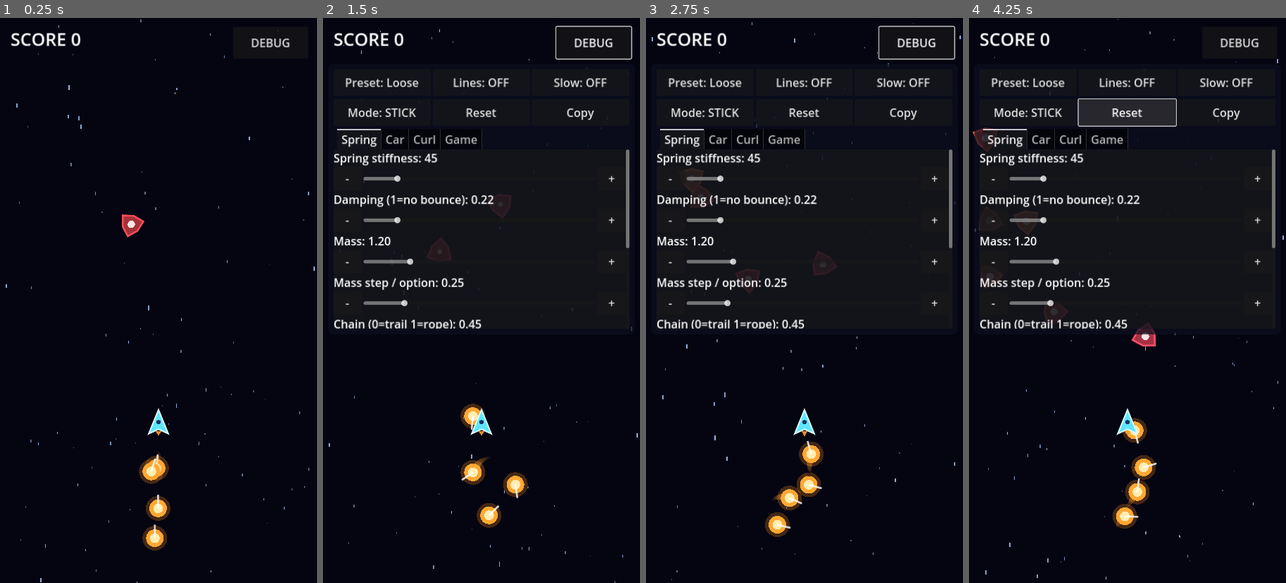
Above: before the commit, frames 1-4 (left to right).
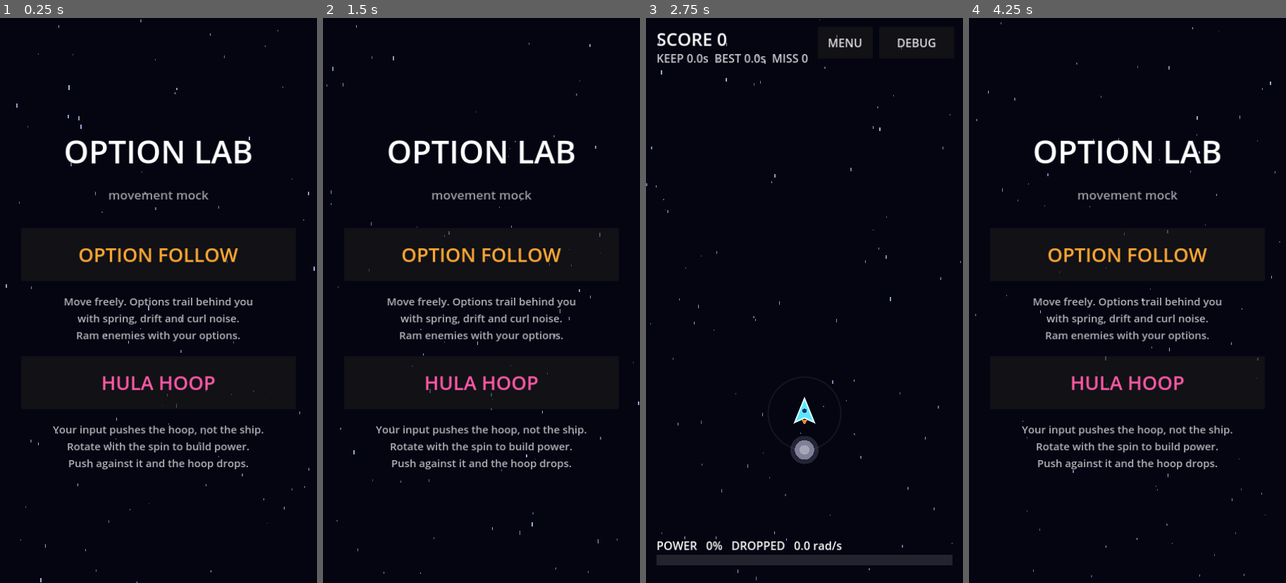
Above: after the commit, the same moments.

Repository: yosiken/2dgame01
Game: Godot game, scene res://scenes/title.tscn
Same seed, same stepped clock (60 frames per second), same inputs: the game is played once before the commit and once after it. Before the commit the project starts from res://scenes/main.tscn.
Inputs (mouse positions are in pixels of both pictures, inside the frame that each line leads up to):
- Up to frame 1 (0.25 s): no input
- Up to frame 2 (1.5 s): click "DEBUG" (after the commit: "OPTION FOLLOW") at 0.5 s; click (522, 40) at 1.25 s, where only the run after the commit has a clickable "MENU"
- Up to frame 3 (2.75 s): click (804, 385) at 2 s, where only the run after the commit has a clickable "HULA HOOP"
- Up to frame 4 (4.25 s): click (1168, 40) at 2.75 s, where only the run after the commit has a clickable "MENU"; click (1127, 114) at 3.5 s, where only the run before the commit has a clickable "Reset"

The runs differ from the first frame. In frame 1, 6.4% of the frame differs, in the area x 3-92%, y 2-95%; in frame 2, 10%; in frame 3, 9.2%; in frame 4, 12%, in the area x 1-100%, y 0-100%.

Commit message:
Add title menu and HULA HOOP mode
- Title menu (now the main scene) to pick OPTION FOLLOW or HULA HOOP;
  MENU button in both games returns to it
- HULA HOOP: input pushes a single orbiting option instead of the ship.
  Input along the direction of travel adds spin, sideways input does
  nothing, input beyond the reverse angle (120 deg) brakes. Spin is kept
  while above the break threshold; below it the hoop drops and can be
  restarted with boosted pushes. Enemies walk toward the ship.
- HUD: per-game tabs, status line, power gauge, input arrow colored by
  gain/brake; STICK or SWIPE input
- Tuning saves only values changed from defaults so default updates apply;
  presets no longer touch hoop values
- docs/SPEC_HOOP.md, SPEC.md and README updates

Co-Authored-By: Claude Opus 5.5 <noreply@anthropic.com>
Claude-Session: https://claude.ai/code/session_01HA7K9wKYS8xFcwbo9FHgAD

Diff:
--- a/project.godot
+++ b/project.godot
@@ -5,9 +5,9 @@
 
 [application]
 
-config/name="Option Follow Mock"
+config/name="Option Lab"
 config/description="2D shooter player/option movement mock (mobile)"
-run/main_scene="res://scenes/main.tscn"
+run/main_scene="res://scenes/title.tscn"
 config/features=PackedStringArray("4.3", "GL Compatibility")
 config/icon="res://icon.svg"
 
--- /dev/null
+++ b/scenes/hoop.tscn
@@ -0,0 +1,6 @@
+[gd_scene load_steps=2 format=3]
+
+[ext_resource type="Script" path="res://scripts/hoop_game.gd" id="1_hoop"]
+
+[node name="HoopGame" type="Node2D"]
+script = ExtResource("1_hoop")
--- /dev/null
+++ b/scenes/title.tscn
@@ -0,0 +1,12 @@
+[gd_scene load_steps=2 format=3]
+
+[ext_resource type="Script" path="res://scripts/title.gd" id="1_title"]
+
+[node name="Title" type="Control"]
+layout_mode = 3
+anchors_preset = 15
+anchor_right = 1.0
+anchor_bottom = 1.0
+grow_horizontal = 2
+grow_vertical = 2
+script = ExtResource("1_title")
--- a/scripts/enemy.gd
+++ b/scripts/enemy.gd
@@ -1,11 +1,17 @@
 extends Area2D
 ## 敵。画面内をゆっくり漂う。オプションに触れると破壊される（HP 1）。
+## approach_target を設定すると、その位置へ向かって歩いてくる（HULA HOOP モード）。
 
 signal destroyed(enemy: Area2D, impact: Vector2)
+signal reached(enemy: Area2D)
+
+const REACH_DIST := 44.0
 
 const RADIUS := 30.0
 
 var velocity := Vector2.ZERO
+var approach_target: Node2D
+var approach_speed := 80.0
 var _spin := 0.0
 var _angle := 0.0
 var _age := 0.0
@@ -33,6 +39,15 @@
 	_age += delta
 	scale = Vector2.ONE * minf(_age / 0.25, 1.0)
 	_angle += _spin * delta
+	if approach_target != null:
+		velocity = velocity.lerp((approach_target.position - position).normalized() * approach_speed, 1.0 - exp(-2.0 * delta))
+		position += velocity * delta
+		if not _dead and position.distance_to(approach_target.position) < REACH_DIST:
+			_dead = true
+			reached.emit(self)
+			queue_free()
+		queue_redraw()
+		return
 	position += velocity * delta
 	var rect := get_viewport_rect().grow(-RADIUS)
 	if position.x < rect.position.x or position.x > rect.end.x:
--- /dev/null
+++ b/scripts/hoop_game.gd
@@ -0,0 +1,190 @@
+extends Node2D
+## HULA HOOP モード。入力はオプション（輪）に力を加えるために使い、自機は画面中央で腰を振るだけ。
+## 輪の回転方向に合わせて入力をぐるぐる回し続けるとパワーが溜まる。逆向きに入れると落ちる。
+
+const Player := preload("res://scripts/player.gd")
+const HoopOption := preload("res://scripts/hoop_option.gd")
+const Enemy := preload("res://scripts/enemy.gd")
+const Explosion := preload("res://scripts/explosion.gd")
+const Starfield := preload("res://scripts/starfield.gd")
+const VirtualJoystick := preload("res://scripts/virtual_joystick.gd")
+const Hud := preload("res://scripts/hud.gd")
+
+var player: Node2D
+var hoop: Area2D
+var joystick: Node2D
+var hud: CanvasLayer
+
+var _home := Vector2.ZERO
+var _enemy_layer: Node2D
+var _fx_layer: Node2D
+var _spawn_timer := 1.5
+var _misses := 0
+var _keep_time := 0.0
+var _best_keep := 0.0
+
+var _touch_index := -1
+var _touch_last := Vector2.ZERO
+var _swipe_accum := Vector2.ZERO
+var _swipe_vec := Vector2.ZERO
+var _input := Vector2.ZERO
+
+
+func _ready() -> void:
+	randomize()
+	add_child(Starfield.new())
+	_enemy_layer = Node2D.new()
+	add_child(_enemy_layer)
+
+	var size := get_viewport_rect().size
+	_home = Vector2(size.x * 0.5, size.y * 0.7)
+
+	player = Player.new()
+	player.external_control = true
+	player.position = _home
+	add_child(player)
+
+	hoop = HoopOption.new()
+	hoop.player = player
+	add_child(hoop)
+
+	_fx_layer = Node2D.new()
+	add_child(_fx_layer)
+
+	joystick = VirtualJoystick.new()
+	joystick.z_index = 50
+	add_child(joystick)
+
+	hud = Hud.new()
+	hud.tabs = Hud.HOOP_TABS
+	hud.show_presets = false
+	hud.mode_labels = ["Input: STICK", "Input: SWIPE"]
+	add_child(hud)
+
+
+func _physics_process(delta: float) -> void:
+	# 入力: キーボード + スティック or スワイプ（指の速度ベクトル）
+	var kb := Input.get_vector("ui_left", "ui_right", "ui_up", "ui_down")
+	kb += Vector2(
+		float(Input.is_key_pressed(KEY_D)) - float(Input.is_key_pressed(KEY_A)),
+		float(Input.is_key_pressed(KEY_S)) - float(Input.is_key_pressed(KEY_W)))
+	var touch_vec := Vector2.ZERO
+	if Tuning.i("control_mode") == 1:
+		var raw := _swipe_accum / delta / maxf(Tuning.v("hoop_swipe_ref"), 1.0)
+		_swipe_accum = Vector2.ZERO
+		_swipe_vec = _swipe_vec.lerp(raw.limit_length(1.0), 1.0 - exp(-18.0 * delta))
+		touch_vec = _swipe_vec if _touch_index != -1 else Vector2.ZERO
+	else:
+		touch_vec = joystick.get_vector()
+	_input = (touch_vec + kb).limit_length(1.0)
+	hoop.input_vector = _input
+
+	# 自機は入力方向に腰を振る
+	var hip_target := _home + _input * Tuning.v("hoop_hip")
+	player.position = player.position.lerp(hip_target, 1.0 - exp(-12.0 * delta))
+
+	# 敵の出現
+	_spawn_timer -= delta
+	if _spawn_timer <= 0.0:
+		_spawn_timer = Tuning.v("enemy_interval")
+		if _enemy_layer.get_child_count() < Tuning.i("enemy_max"):
+			_spawn_enemy()
+
+	# 回し続けた時間
+	if hoop.spinning:
+		_keep_time += delta
+		_best_keep = maxf(_best_keep, _keep_time)
+	else:
+		_keep_time = 0.0
+
+	_update_hud()
+	queue_redraw()
+
+
+func _update_hud() -> void:
+	var p: float = hoop.power()
+	var col := Color(0.5, 0.5, 0.6)
+	if hoop.spinning:
+		col = Color(1.0, 0.66, 0.2).lerp(Color(1.0, 0.25, 0.6), p)
+	# 画面は y 下向きなので角度増加（omega > 0）= 時計回り
+	var state := "DROPPED"
+	if hoop.spinning:
+		state = "SPIN CW" if hoop.omega > 0.0 else "SPIN CCW"
+	hud.set_gauge(p, col, "POWER %3d%%   %s   %.1f rad/s" % [int(p * 100.0), state, absf(hoop.omega)])
+	hud.set_status("KEEP %.1fs  BEST %.1fs  MISS %d" % [_keep_time, _best_keep, _misses])
+
+
+func _spawn_enemy() -> void:
+	# 画面の外周から出現して自機へ歩いてくる
+	var rect := get_viewport_rect().grow(-40.0)
+	var pos := Vector2.ZERO
+	match randi() % 3:
+		0: pos = Vector2(randf_range(rect.position.x, rect.end.x), rect.position.y + 120.0)
+		1: pos = Vector2(rect.position.x, randf_range(rect.position.y + 120.0, rect.end.y))
+		2: pos = Vector2(rect.end.x, randf_range(rect.position.y + 120.0, rect.end.y))
+	var e: Area2D = Enemy.new()
+	e.position = pos
+	e.approach_target = player
+	e.approach_speed = Tuning.v("hoop_enemy_speed") * randf_range(0.7, 1.3)
+	e.destroyed.connect(_on_enemy_destroyed)
+	e.reached.connect(_on_enemy_reached)
+	_enemy_layer.add_child(e)
+
+
+func _on_enemy_destroyed(enemy: Area2D, impact: Vector2) -> void:
+	var fx: Node2D = Explosion.new()
+	fx.position = enemy.position
+	fx.impact = impact
+	fx.color = enemy._color
+	_fx_layer.add_child(fx)
+	hud.add_score(1)
+	Input.vibrate_handheld(20)
+
+
+func _on_enemy_reached(enemy: Area2D) -> void:
+	_misses += 1
+	var fx: Node2D = Explosion.new()
+	fx.position = enemy.position
+	fx.color = Color(0.6, 0.6, 0.7)
+	_fx_layer.add_child(fx)
+
+
+func _unhandled_input(event: InputEvent) -> void:
+	if event is InputEventScreenTouch:
+		if event.pressed:
+			if _touch_index == -1 and not hud.is_point_on_ui(event.position):
+				_touch_index = event.index
+				_touch_last = event.position
+				_swipe_vec = Vector2.ZERO
+				joystick.show_visual = Tuning.i("control_mode") == 0
+				joystick.press(event.position)
+		elif event.index == _touch_index:
+			_touch_index = -1
+			joystick.release()
+	elif event is InputEventScreenDrag and event.index == _touch_index:
+		_swipe_accum += event.position - _touch_last
+		_touch_last = event.position
+		joystick.move(event.position)
+
+
+func _draw() -> void:
+	# 輪の通り道
+	var r: float = hoop.radius
+	var col := Color(1, 1, 1, 0.10 + 0.25 * hoop.power()) if hoop.spinning else Color(1, 1, 1, 0.06)
+	draw_arc(player.position, r, 0.0, TAU, 96, col, 2.0, true)
+
+	# 入力ベクトル（緑 = 回転方向へ押している / 赤 = 逆向きで減速中）
+	if _input.length() > 0.05:
+		var push: float = hoop.push_amount
+		var icol := Color(0.4, 1.0, 0.5) if push >= 0.0 else Color(1.0, 0.3, 0.3)
+		var from := player.position
+		var to := from + _input * 110.0
+		draw_line(from, to, icol, 6.0, true)
+		var n := _input.normalized()
+		draw_colored_polygon(PackedVector2Array([to + n * 18.0, to + n.orthogonal() * 12.0, to - n.orthogonal() * 12.0]), icol)
+
+	if Tuning.i("debug_draw") == 1:
+		# 輪の位置での接線（進行方向）と、入力の接線成分
+		var t: Vector2 = hoop.tangent() * signf(hoop.omega if absf(hoop.omega) > 0.01 else 1.0)
+		draw_line(hoop.position, hoop.position + t * 80.0, Color(0.5, 0.7, 1.0), 3.0, true)
+		draw_line(hoop.position, hoop.position + t * hoop.push_amount * 120.0, Color(1, 1, 0.3), 5.0, true)
--- /dev/null
+++ b/scripts/hoop_option.gd
@@ -0,0 +1,126 @@
+extends Area2D
+## HULA HOOP モードのオプション（1 個）。自機のまわりを円運動する。
+##  - 入力ベクトルのうち「いま回っている向き（接線）」の成分だけが回転パワーになる
+##  - 同じ向きに入力 → 加速、逆向きに入力 → 減速（hoop_reverse_brake 倍で効く）
+##  - 円運動が続いている間（|ω| >= hoop_min_omega）はパワーを維持する
+##  - 途切れると輪が落ちる（半径が縮み、hoop_drop_decay で止まっていく）
+## 回っている間だけ敵を破壊できる。
+
+const RADIUS := 22.0
+const TRAIL_LEN := 18
+
+var player: Node2D
+var input_vector := Vector2.ZERO   # 0..1
+
+var angle := PI * 0.5              # 自機から見た角度 (rad)
+var omega := 0.0                   # 角速度 (rad/s)。符号 = 回転方向
+var radius := 90.0                 # 現在の半径 (px)
+var radius_vel := 0.0
+var spinning := false              # 円運動が続いているか
+var push_amount := 0.0             # 今フレームの接線方向入力（+ 加速 / - 減速）。表示用
+
+var _trail: Array[Vector2] = []
+var _pulse := 0.0
+
+
+func _ready() -> void:
+	var shape := CircleShape2D.new()
+	shape.radius = RADIUS
+	var cs := CollisionShape2D.new()
+	cs.shape = shape
+	add_child(cs)
+	collision_layer = 1 << 1   # layer 2: options
+	collision_mask = 1 << 2    # layer 3: enemies
+	monitoring = true
+	monitorable = false
+	area_entered.connect(_on_area_entered)
+	radius = Tuning.v("hoop_radius") * 0.55
+
+
+## 0..1 のパワー
+func power() -> float:
+	return clampf(absf(omega) / maxf(Tuning.v("hoop_max_omega"), 0.01), 0.0, 1.0)
+
+
+## 角度が増える向きの接線（omega > 0 なら進行方向）。
+## 注意: Vector2.orthogonal() は -90° 回転なので使わない
+func tangent() -> Vector2:
+	return Vector2.from_angle(angle + PI * 0.5)
+
+
+func speed() -> float:
+	return absf(omega) * radius
+
+
+func _physics_process(delta: float) -> void:
+	if player == null:
+		return
+	var t := tangent()
+	var outward := Vector2.from_angle(angle)
+
+	# 1) 接線方向の入力で角速度を変える
+	#    along = 入力の「進行方向」成分。進行方向から hoop_reverse_angle 度以上ずれた入力だけが逆入力（減速）
+	var u_t := input_vector.dot(t)
+	var dir := signf(omega) if absf(omega) > 0.01 else 0.0
+	var along := u_t * dir
+	# 逆入力のしきい値: cos(reverse_angle) × 入力の強さ（120° なら -0.5）
+	var reverse_threshold := cos(deg_to_rad(Tuning.v("hoop_reverse_angle"))) * input_vector.length()
+	var d_omega := 0.0
+	if not spinning:
+		# 落ちている輪は軽く回し始められる（向きは自由）
+		d_omega = u_t * Tuning.v("hoop_push") * Tuning.v("hoop_start_boost")
+	elif along > 0.0:
+		d_omega = along * dir * Tuning.v("hoop_push")
+	elif along < reverse_threshold:
+		d_omega = along * dir * Tuning.v("hoop_push") * Tuning.v("hoop_reverse_brake")
+	push_amount = along if spinning else absf(u_t)
+	if spinning and along <= 0.0 and along >= reverse_threshold:
+		push_amount = 0.0   # 横向きの入力は影響なし
+	omega += d_omega * delta
+	omega = clampf(omega, -Tuning.v("hoop_max_omega"), Tuning.v("hoop_max_omega"))
+
+	# 2) 円運動が途切れていないか
+	var was_spinning := spinning
+	spinning = absf(omega) >= Tuning.v("hoop_min_omega")
+	if spinning != was_spinning:
+		_pulse = 1.0
+	var decay := Tuning.v("hoop_sustain_decay")
+	if not spinning and input_vector.length() < 0.2:
+		decay = Tuning.v("hoop_drop_decay")   # 入力していない間だけ止まっていく
+	omega *= exp(-decay * delta)
+	angle = wrapf(angle + omega * delta, -PI, PI)
+
+	# 3) 半径: 回っている間はパワーに応じて広がり、途切れると縮む（輪が落ちる）
+	var r_target := Tuning.v("hoop_radius") + Tuning.v("hoop_radius_gain") * power()
+	if not spinning:
+		r_target = Tuning.v("hoop_radius") * 0.55
+	var u_r := input_vector.dot(outward)
+	radius_vel += (60.0 * (r_target - radius) - 9.0 * radius_vel + u_r * Tuning.v("hoop_radial_push")) * delta
+	radius = maxf(radius + radius_vel * delta, RADIUS * 2.0)
+
+	position = player.position + Vector2.from_angle(angle) * radius
+
+	_trail.push_front(position)
+	if _trail.size() > TRAIL_LEN:
+		_trail.pop_back()
+	_pulse = maxf(_pulse - delta * 3.0, 0.0)
+	queue_redraw()
+
+
+func _on_area_entered(area: Area2D) -> void:
+	if spinning and area.has_method("hit"):
+		area.hit(tangent() * omega * radius)
+		_pulse = 1.0
+
+
+func _draw() -> void:
+	var p := power()
+	var col := Color(1.0, 0.66, 0.2).lerp(Color(1.0, 0.25, 0.6), p) if spinning else Color(0.5, 0.5, 0.6)
+	# 軌跡（速いほど長く太く）
+	for k in range(1, _trail.size()):
+		var a := 1.0 - float(k) / TRAIL_LEN
+		draw_line(to_local(_trail[k - 1]), to_local(_trail[k]), Color(col, a * (0.2 + 0.6 * p)), RADIUS * a * 1.4, true)
+	var r := RADIUS * (1.0 + _pulse * 0.5)
+	draw_circle(Vector2.ZERO, r + 10.0, Color(col, 0.25))
+	draw_circle(Vector2.ZERO, r, col)
+	draw_circle(Vector2.ZERO, r * 0.5, Color(1, 1, 1, 0.9 if spinning else 0.3))
--- a/scripts/hud.gd
+++ b/scripts/hud.gd
@@ -2,8 +2,11 @@
 ## スコア表示と、実行中にパラメータを調整するデバッグパネル。
 ## Web 版でも表示できるよう UI 文字列は英語（既定フォントに日本語グリフが無いため）。
 
+const TITLE_SCENE := "res://scenes/title.tscn"
+
 ## タブごとのスライダー定義 [key, label, min, max, step]
-const TABS := {
+## オプション追従モード用
+const OPTION_TABS := {
 	"Spring": [
 		["spring_k", "Spring stiffness", 5.0, 300.0, 5.0],
 		["damping", "Damping (1=no bounce)", 0.02, 1.5, 0.02],
@@ -35,9 +38,45 @@
 	],
 }
 
+## HULA HOOP モード用
+const HOOP_TABS := {
+	"Hoop": [
+		["hoop_push", "Push power", 1.0, 40.0, 0.5],
+		["hoop_start_boost", "Start boost x", 1.0, 8.0, 0.1],
+		["hoop_reverse_angle", "Reverse zone (deg)", 90.0, 180.0, 5.0],
+		["hoop_reverse_brake", "Reverse brake x", 0.0, 5.0, 0.1],
+		["hoop_min_omega", "Min spin (break)", 0.0, 8.0, 0.1],
+		["hoop_max_omega", "Max spin", 4.0, 40.0, 0.5],
+		["hoop_sustain_decay", "Decay while spinning", 0.0, 1.0, 0.01],
+		["hoop_drop_decay", "Decay after break", 0.0, 5.0, 0.1],
+	],
+	"Shape": [
+		["hoop_radius", "Radius", 60.0, 320.0, 5.0],
+		["hoop_radius_gain", "Radius gain at max", 0.0, 200.0, 5.0],
+		["hoop_radial_push", "Radial wobble", 0.0, 3000.0, 50.0],
+		["hoop_hip", "Hip sway", 0.0, 100.0, 2.0],
+	],
+	"Game": [
+		["hoop_swipe_ref", "Swipe speed = 1.0", 300.0, 4000.0, 50.0],
+		["hoop_enemy_speed", "Enemy speed", 0.0, 300.0, 5.0],
+		["enemy_max", "Enemy max", 0, 30, 1],
+		["enemy_interval", "Enemy interval (s)", 0.1, 3.0, 0.1],
+	],
+}
+
+## ゲーム側が add_child 前に設定する
+var tabs: Dictionary = OPTION_TABS
+var show_presets := true
+var mode_labels := ["Mode: STICK", "Mode: DRAG"]
+
 var score := 0
 
 var _score_label: Label
+var _status_label: Label
+var _gauge_root: Control
+var _gauge_fill: ColorRect
+var _gauge_label: Label
+var _menu_button: Button
 var _tune_button: Button
 var _panel: PanelContainer
 var _toggle_buttons := {}   # key -> [Button, off_text, on_text]
@@ -59,6 +98,24 @@
 	_score_label.position = Vector2(24, 20)
 	_score_label.add_theme_font_size_override("font_size", 40)
 	root.add_child(_score_label)
+
+	_status_label = Label.new()
+	_status_label.position = Vector2(24, 72)
+	_status_label.add_theme_font_size_override("font_size", 26)
+	_status_label.modulate = Color(1, 1, 1, 0.8)
+	root.add_child(_status_label)
+
+	_build_gauge(root)
+
+	_menu_button = Button.new()
+	_menu_button.text = "MENU"
+	_menu_button.set_anchors_preset(Control.PRESET_TOP_RIGHT)
+	_menu_button.offset_left = -330
+	_menu_button.offset_right = -205
+	_menu_button.offset_top = 20
+	_menu_button.offset_bottom = 92
+	_menu_button.pressed.connect(func(): get_tree().change_scene_to_file.call_deferred(TITLE_SCENE))
+	root.add_child(_menu_button)
 
 	_tune_button = Button.new()
 	_tune_button.text = "DEBUG"
@@ -86,9 +143,21 @@
 	_score_label.text = "SCORE %d" % score
 
 
+func set_status(text: String) -> void:
+	_status_label.text = text
+
+
+## 画面下のゲージ。value は 0..1
+func set_gauge(value: float, color: Color, text: String) -> void:
+	_gauge_root.visible = true
+	_gauge_fill.anchor_right = clampf(value, 0.0, 1.0)
+	_gauge_fill.color = color
+	_gauge_label.text = text
+
+
 ## UI の上に触れているか（ゲーム側のタッチ操作と取り合わないために使う）
 func is_point_on_ui(pos: Vector2) -> bool:
-	if _tune_button.get_global_rect().has_point(pos):
+	if _tune_button.get_global_rect().has_point(pos) or _menu_button.get_global_rect().has_point(pos):
 		return true
 	return _panel.visible and _panel.get_global_rect().has_point(pos)
 
@@ -102,6 +171,33 @@
 	panel_style.set_content_margin_all(12)
 	th.set_stylebox("panel", "PanelContainer", panel_style)
 	return th
+
+
+func _build_gauge(root: Control) -> void:
+	_gauge_root = Control.new()
+	_gauge_root.anchor_left = 0.0
+	_gauge_root.anchor_right = 1.0
+	_gauge_root.anchor_top = 1.0
+	_gauge_root.anchor_bottom = 1.0
+	_gauge_root.offset_left = 24
+	_gauge_root.offset_right = -24
+	_gauge_root.offset_top = -64
+	_gauge_root.offset_bottom = -40
+	_gauge_root.mouse_filter = Control.MOUSE_FILTER_IGNORE
+	_gauge_root.visible = false
+	root.add_child(_gauge_root)
+	var bg := ColorRect.new()
+	bg.color = Color(1, 1, 1, 0.12)
+	bg.set_anchors_preset(Control.PRESET_FULL_RECT)
+	bg.mouse_filter = Control.MOUSE_FILTER_IGNORE
+	_gauge_root.add_child(bg)
+	_gauge_fill = ColorRect.new()
+	_gauge_fill.anchor_bottom = 1.0
+	_gauge_fill.mouse_filter = Control.MOUSE_FILTER_IGNORE
+	_gauge_root.add_child(_gauge_fill)
+	_gauge_label = Label.new()
+	_gauge_label.position = Vector2(0, -40)
+	_gauge_root.add_child(_gauge_label)
 
 
 func _build_panel(root: Control) -> void:
@@ -121,29 +217,30 @@
 
 	var row1 := HBoxContainer.new()
 	vbox.add_child(row1)
-	_preset_button = _add_button(row1, "", _next_preset)
+	if show_presets:
+		_preset_button = _add_button(row1, "", _next_preset)
 	_add_toggle(row1, "debug_draw", "Lines: OFF", "Lines: ON")
 	_add_toggle(row1, "slow_motion", "Slow: OFF", "Slow: ON")
 
 	var row2 := HBoxContainer.new()
 	vbox.add_child(row2)
-	_add_toggle(row2, "control_mode", "Mode: STICK", "Mode: DRAG")
-	_add_button(row2, "Reset", func(): _apply_preset(0))
+	_add_toggle(row2, "control_mode", mode_labels[0], mode_labels[1])
+	_add_button(row2, "Reset", _reset)
 	_add_button(row2, "Copy", _copy_values)
 
-	var tabs := TabContainer.new()
-	tabs.size_flags_vertical = Control.SIZE_EXPAND_FILL
-	vbox.add_child(tabs)
-	for tab_name in TABS:
+	var tab_box := TabContainer.new()
+	tab_box.size_flags_vertical = Control.SIZE_EXPAND_FILL
+	vbox.add_child(tab_box)
+	for tab_name in tabs:
 		var scroll := ScrollContainer.new()
 		scroll.name = tab_name
 		scroll.horizontal_scroll_mode = ScrollContainer.SCROLL_MODE_DISABLED
-		tabs.add_child(scroll)
+		tab_box.add_child(scroll)
 		var list := VBoxContainer.new()
 		list.size_flags_horizontal = Control.SIZE_EXPAND_FILL
 		list.add_theme_constant_override("separation", 2)
 		scroll.add_child(list)
-		for def in TABS[tab_name]:
+		for def in tabs[tab_name]:
 			_add_slider_row(list, def)
 
 
@@ -189,6 +286,13 @@
 	_toggle_buttons[key] = [b, off_text, on_text]
 
 
+func _reset() -> void:
+	if show_presets:
+		_apply_preset(0)
+	else:
+		Tuning.reset_keys(_rows.keys())
+
+
 func _next_preset() -> void:
 	_apply_preset((_preset_index + 1) % Tuning.PRESETS.size())
 
@@ -216,4 +320,5 @@
 	for key in _toggle_buttons:
 		var t: Array = _toggle_buttons[key]
 		t[0].text = t[2] if Tuning.i(key) == 1 else t[1]
-	_preset_button.text = "Preset: %s" % Tuning.PRESETS.keys()[_preset_index]
+	if _preset_button:
+		_preset_button.text = "Preset: %s" % Tuning.PRESETS.keys()[_preset_index]
--- a/scripts/player.gd
+++ b/scripts/player.gd
@@ -9,13 +9,16 @@
 var drag_delta := Vector2.ZERO     # 相対ドラッグの今フレームの移動量 (px)
 var velocity := Vector2.ZERO       # 実際の移動速度 (px/s)
 var movement_energy := 0.0         # 直近の移動量 0..~1.5（オプションのノイズ強度に使う）
+var external_control := false      # true: 位置はゲーム側が直接動かす（HULA HOOP モード）
 
 var _history := PackedVector2Array()
 var _head := 0
 var _bank := 0.0
+var _last_pos := Vector2.ZERO
 
 
 func _ready() -> void:
+	_last_pos = position
 	reset_history()
 
 
@@ -39,7 +42,9 @@
 
 func _physics_process(delta: float) -> void:
 	var prev := position
-	if Tuning.i("control_mode") == 1:
+	if external_control:
+		prev = _last_pos
+	elif Tuning.i("control_mode") == 1:
 		position += drag_delta * Tuning.v("drag_sensitivity")
 	else:
 		var target_vel := input_vector.limit_length(1.0) * Tuning.v("player_speed")
@@ -49,6 +54,7 @@
 
 	var rect := get_viewport_rect()
 	position = position.clamp(rect.position + Vector2.ONE * RADIUS, rect.end - Vector2.ONE * RADIUS)
+	_last_pos = position
 
 	var moved := position - prev
 	velocity = moved / delta
--- /dev/null
+++ b/scripts/title.gd
@@ -0,0 +1,63 @@
+extends Control
+## タイトルメニュー。遊ぶモードを選ぶ。
+
+const MODES := [
+	{
+		"title": "OPTION FOLLOW",
+		"desc": "Move freely. Options trail behind you\nwith spring, drift and curl noise.\nRam enemies with your options.",
+		"scene": "res://scenes/main.tscn",
+		"color": Color(1.0, 0.66, 0.2),
+	},
+	{
+		"title": "HULA HOOP",
+		"desc": "Your input pushes the hoop, not the ship.\nRotate with the spin to build power.\nPush against it and the hoop drops.",
+		"scene": "res://scenes/hoop.tscn",
+		"color": Color(1.0, 0.35, 0.65),
+	},
+]
+
+
+func _ready() -> void:
+	set_anchors_preset(Control.PRESET_FULL_RECT)
+	var th := Theme.new()
+	th.default_font_size = 28
+	theme = th
+
+	add_child(preload("res://scripts/starfield.gd").new())
+
+	var box := VBoxContainer.new()
+	box.set_anchors_preset(Control.PRESET_FULL_RECT)
+	box.offset_left = 48
+	box.offset_right = -48
+	box.alignment = BoxContainer.ALIGNMENT_CENTER
+	box.add_theme_constant_override("separation", 28)
+	add_child(box)
+
+	var title := Label.new()
+	title.text = "OPTION LAB"
+	title.horizontal_alignment = HORIZONTAL_ALIGNMENT_CENTER
+	title.add_theme_font_size_override("font_size", 72)
+	box.add_child(title)
+
+	var sub := Label.new()
+	sub.text = "movement mock"
+	sub.horizontal_alignment = HORIZONTAL_ALIGNMENT_CENTER
+	sub.modulate = Color(1, 1, 1, 0.6)
+	box.add_child(sub)
+
+	box.add_child(Control.new())
+
+	for mode in MODES:
+		var b := Button.new()
+		b.text = mode.title
+		b.custom_minimum_size = Vector2(0, 120)
+		b.add_theme_font_size_override("font_size", 44)
+		b.add_theme_color_override("font_color", mode.color)
+		b.pressed.connect(func(): get_tree().change_scene_to_file.call_deferred(mode.scene))
+		box.add_child(b)
+		var d := Label.new()
+		d.text = mode.desc
+		d.horizontal_alignment = HORIZONTAL_ALIGNMENT_CENTER
+		d.modulate = Color(1, 1, 1, 0.7)
+		d.add_theme_font_size_override("font_size", 24)
+		box.add_child(d)
--- a/scripts/tuning.gd
+++ b/scripts/tuning.gd
@@ -32,6 +32,21 @@
 	"curl_scale": 0.004,      # ノイズの空間周波数 (1/px)
 	"curl_speed": 0.5,        # ノイズの時間変化速度
 	"curl_idle": 0.25,        # プレイヤー静止時にも残るノイズの割合
+	# HULA HOOP モード
+	"hoop_radius": 150.0,       # 静止時の輪の半径 (px)
+	"hoop_radius_gain": 70.0,   # パワー最大時に広がる半径 (px)
+	"hoop_push": 8.0,           # 回転方向の入力 1 あたりの角加速度 (rad/s^2)
+	"hoop_start_boost": 3.5,    # 輪が落ちている間の入力の効き倍率（回し始めを楽にする）
+	"hoop_reverse_angle": 120.0, # 進行方向からこの角度以上ずれた入力を逆入力とみなす (度)
+	"hoop_reverse_brake": 1.6,  # 逆方向入力の減速倍率（大きいほど逆入力で落ちやすい）
+	"hoop_min_omega": 2.5,      # これ未満の角速度で円運動が途切れる (rad/s)
+	"hoop_max_omega": 10.0,     # 角速度の上限 (rad/s)
+	"hoop_sustain_decay": 0.0,  # 回っている間の自然減衰 (/s)。0 = パワー維持
+	"hoop_drop_decay": 1.2,     # 途切れた後の減衰 (/s)
+	"hoop_radial_push": 900.0,  # 半径方向の入力で輪が揺れる強さ
+	"hoop_hip": 36.0,           # 入力に合わせて自機（腰）が揺れる幅 (px)
+	"hoop_swipe_ref": 1400.0,   # SWIPE 入力で入力 1.0 とみなす指の速さ (px/s)
+	"hoop_enemy_speed": 70.0,   # 自機へ寄ってくる敵の速さ (px/s)
 	# 敵
 	"enemy_max": 10,
 	"enemy_interval": 0.8,    # 秒
@@ -74,13 +89,20 @@
 	apply_preset("Loose")
 
 
+## オプション追従モードのプリセット。HULA HOOP の値（hoop_*）は変えない
 func apply_preset(preset_name: String) -> void:
-	var keep := {}
-	for k in RUNTIME_KEYS:
-		keep[k] = values.get(k, DEFAULTS[k])
-	values = DEFAULTS.duplicate()
+	for k in DEFAULTS:
+		if k in RUNTIME_KEYS or k.begins_with("hoop_"):
+			continue
+		values[k] = DEFAULTS[k]
 	values.merge(PRESETS.get(preset_name, {}), true)
-	values.merge(keep, true)
+	changed.emit()
+
+
+## 指定したキーだけ既定値に戻す
+func reset_keys(keys: Array) -> void:
+	for k in keys:
+		values[k] = DEFAULTS[k]
 	changed.emit()
 
 
@@ -118,11 +140,16 @@
 		get_tree().create_timer(0.5, true, false, true).timeout.connect(_save)
 
 
+## 既定値から変えた値だけを保存する（既定値を更新したときに古い値が残らないように）
 func _save() -> void:
 	_save_pending = false
+	var diff := {}
+	for k in values:
+		if k != "slow_motion" and not is_equal_approx(float(values[k]), float(DEFAULTS[k])):
+			diff[k] = values[k]
 	var f := FileAccess.open(SAVE_PATH, FileAccess.WRITE)
 	if f:
-		f.store_string(JSON.stringify(values))
+		f.store_string(JSON.stringify(diff))
 
 
 func _load() -> void:
Not shown, changed: docs/SPEC.md
Not shown, added: docs/SPEC_HOOP.md
